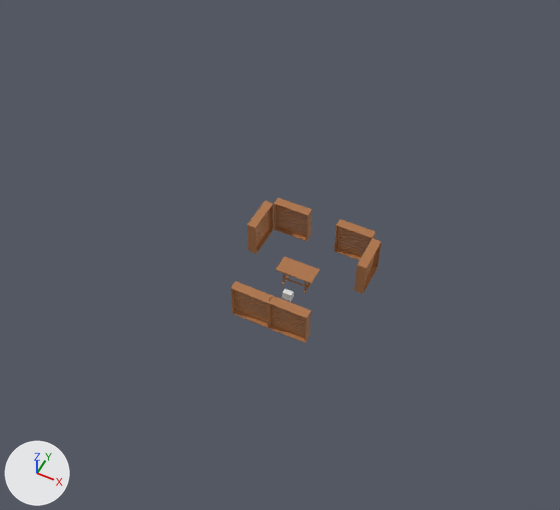
The Blender file 小海狸/斑斓/快闪店方案/快闪店方案.blend, before and after one commit.
Rendered twice from a 50 mm camera at (6.41, -14.03, 18.49) aimed at (-0.21, -0.79, 1.94). Every picture has the same lights, and +X, +Y and +Z are marked at lower left.
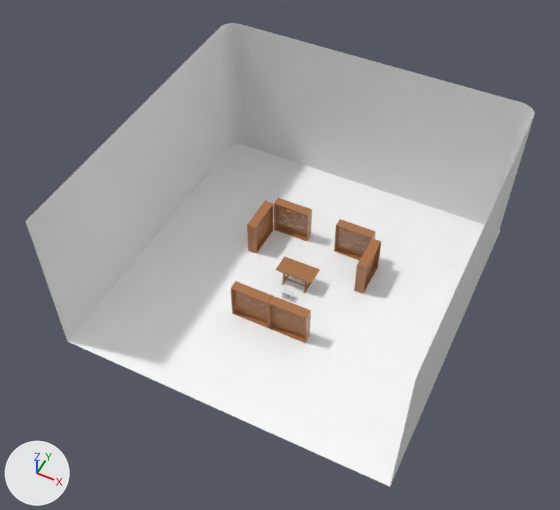
What differs and where, as boxes (x1, y1, x2, y2) in the pictures (560 x 510 px):
'Cube.004', added
    after: (67, 145, 500, 487)
'Plane', added
    after: (26, 23, 535, 486)

Diff of the bpy script that builds the scene:
```diff
--- a/小海狸/斑斓/快闪店方案/快闪店方案.blend.py
+++ b/小海狸/斑斓/快闪店方案/快闪店方案.blend.py
@@ mat_material @@
+mat_material = principled_material('Material')
+mat_material.base_color = (1.0, 1.0, 1.0)  # white #ffffff
+mat_material.roughness = 0.19
@@ ob_plane @@
+ob_plane = bpy.data.objects.new('Plane', me_plane.copy())  # the mesh of ob_plane
+ob_plane.location = (0.0, 3.59, 0.72)
@@ ob_cube_004 @@
+ob_cube_004 = bpy.data.objects.new('Cube.004', me_cube_004.copy())  # the mesh of ob_cube_004
+ob_cube_004.location = (-4.5, -4.5, 0.0)
+_m = ob_cube_004.modifiers.new('Array', 'ARRAY')
+_m.count = 10
+_m = ob_cube_004.modifiers.new('Array.001', 'ARRAY')
+_m.count = 10
+_m.relative_offset_displace = (0.0, 1.0, 0.0)
```
